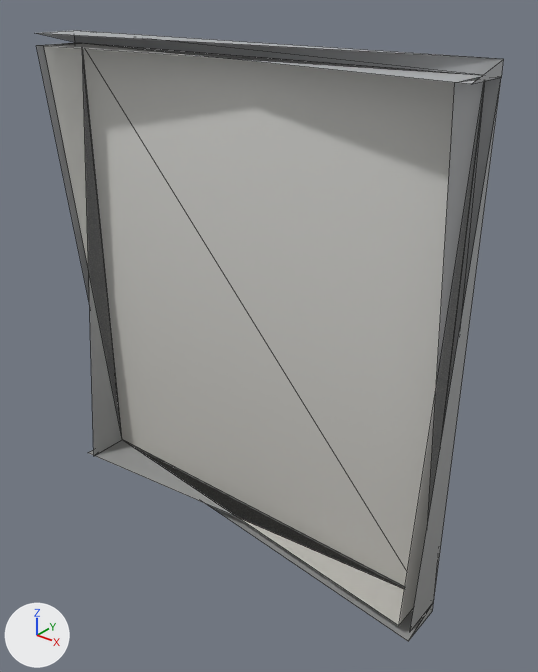
A saved change to the glTF model models/kit/wall_steel_meshin.glb.
One viewpoint serves both versions: a 50 mm camera at (1.92, -2.16, 2.43) aimed at (0.14, 0.07, 1.04). Every picture has the same lights, and +X, +Y and +Z are marked at lower left. The picture after the commit comes second. Mesh edges are drawn as thin lines. Vertices at exactly the same position are counted once.

In view in the first picture: 'wall_steel_meshin'.
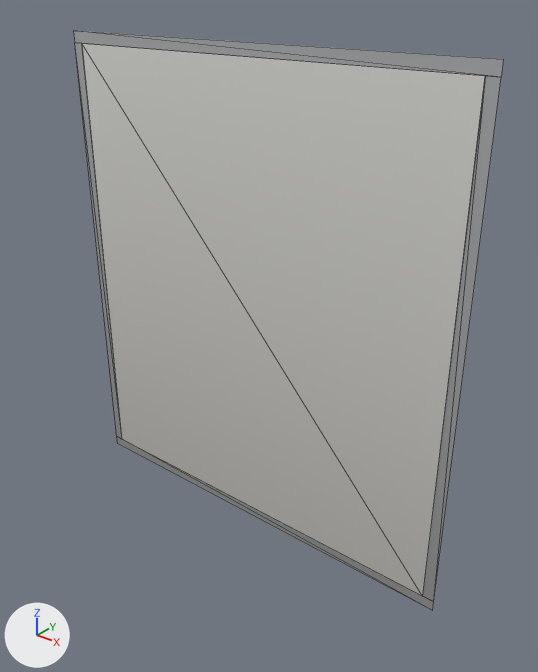
Where the change shows, as pixel boxes [x1, y1, x2, y2] in the pictures (538 x 672 px):
'wall_steel_meshin', reshaped (8% narrower): before [36, 30, 504, 641]; after [74, 30, 504, 611]
part 1 of me_base, deleted: before [36, 30, 504, 641]

What the commit changed:
me_base is used by ob_wall_steel_meshin; location (0.0, 0.0, 0.0).
me_base had 30 vertices, 30 faces and spanned x -1.0..1.0, y -0.1..0.1, z 0.0..2.2.
me_base now has 20 vertices, 10 faces and spans x -1.0..1.0, y 0.1, z 0.0..2.2.
Part 1, on me_base:
10 vertices are removed from x -1.0..1.0, y -0.1, z 0.0..2.2.
20 faces are deleted.
